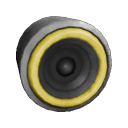
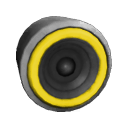
Revision of a layered (128, 128) image; what changed, layer by layer:
painted on "kopie SoundBlock.png" over [27, 27, 108, 109]
